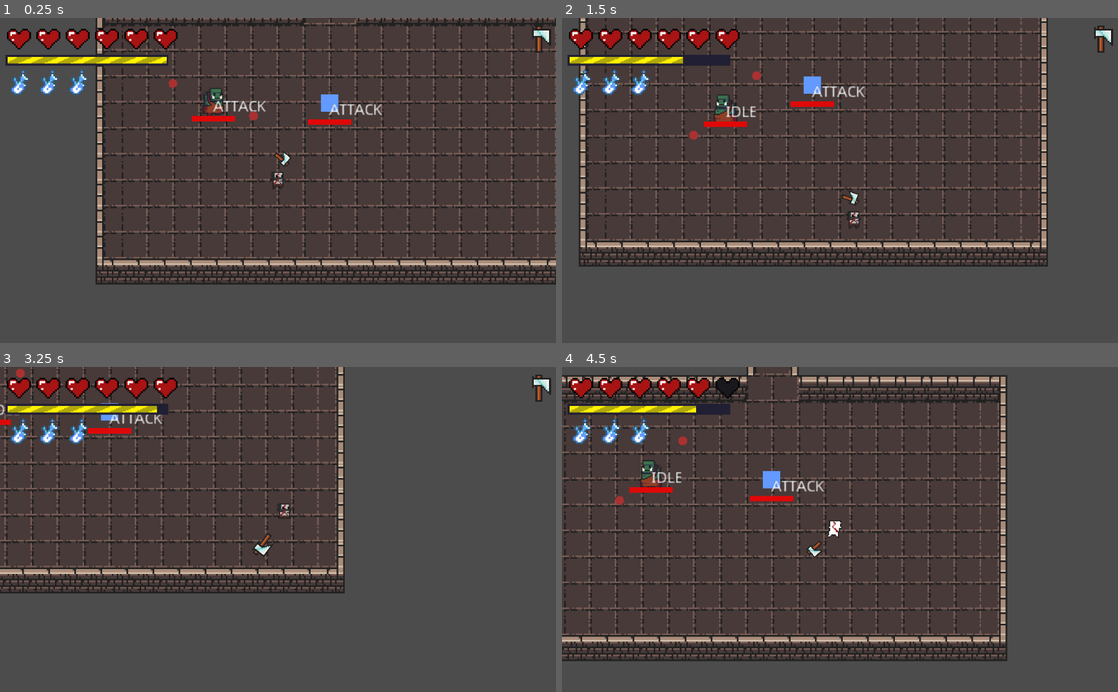
Above: before the commit, frames 1-4 (two rows, left to right).
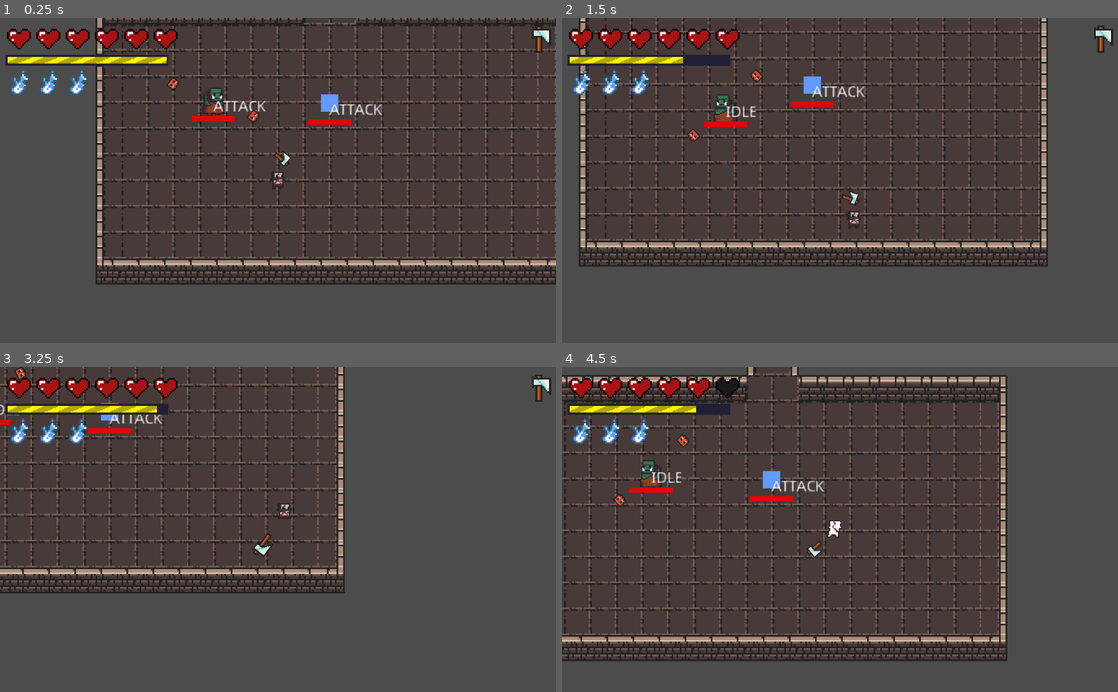
Above: after the commit, the same moments.

Repository: renzoventura/god-of-war
Game: Godot game, scene res://scenes/level/LEVELS/Level1.tscn
Two runs of this game, one before a commit and one after it. Both use one fixed random seed, a clock stepped at 60 frames per second and the inputs below.
Inputs (mouse positions are in pixels of both pictures, inside the frame that each line leads up to):
- Up to frame 1 (0.25 s): no input
- Up to frame 2 (1.5 s): move the mouse to (962, 164) at 0.52 s; hold D (right) 0.53-1.28 s; click (962, 164) at 0.6 s; move the mouse to (728, 196) at 1.27 s; hold S (down) from 1.28 s (still down); tap Space (dash) at 1.35 s
- Up to frame 3 (3.25 s): move the mouse to (333, 458) at 2.02 s; release S (down) at 2.03 s; hold D (right) 2.03-2.78 s; right-click (333, 458) at 2.1 s; move the mouse to (250, 594) at 2.77 s; hold W (up) from 2.78 s (still down); click (250, 594) at 2.85 s
- Up to frame 4 (4.5 s): move the mouse to (1006, 578) at 3.52 s; release W (up) at 3.53 s; hold A (left) from 3.53 s (still down); tap Space (dash) at 3.6 s; move the mouse to (673, 480) at 4.27 s; right-click (673, 480) at 4.35 s

The runs differ from the first frame. In frame 1, 0.1% of the frame differs, in the area x 30-47%, y 18-33%; in frame 2, 0.1%; in frame 3, less than 0.1%; in frame 4, less than 0.1%.

Commit message:
Animated orbs

Diff:
--- a/project.godot
+++ b/project.godot
@@ -22,7 +22,6 @@
 [debug]
 
 settings/fps/force_fps=60
-settings/stdout/print_fps=true
 
 [display]
 
--- /dev/null
+++ b/scenes/enemy/Orbs.gd
@@ -0,0 +1,22 @@
+extends Node2D
+
+
+# Declare member variables here. Examples:
+# var a = 2
+# var b = "text"
+
+
+# Called when the node enters the scene tree for the first time.
+func _ready():
+	pass # Replace with function body.
+
+
+var is_adding = false
+func _process(delta):
+	rotation_degrees = rotation_degrees - 5;
+	update_rotation()
+
+func update_rotation():
+	if(abs(rotation_degrees) > 359):
+		rotation_degrees = 0
+#	print(rotation_degrees)
--- a/scenes/enemy/Orbs.tscn
+++ b/scenes/enemy/Orbs.tscn
@@ -1,11 +1,13 @@
-[gd_scene load_steps=3 format=2]
+[gd_scene load_steps=4 format=2]
 
 [ext_resource path="res://assets/enemy/orbs.png" type="Texture" id=1]
+[ext_resource path="res://scenes/enemy/Orbs.gd" type="Script" id=2]
 
 [sub_resource type="CircleShape2D" id=1]
 radius = 4.16669
 
 [node name="Orbs" type="Node2D"]
+script = ExtResource( 2 )
 
 [node name="Sprite" type="Sprite" parent="."]
 texture = ExtResource( 1 )
Binary file changed: assets/enemy/orbs.png
